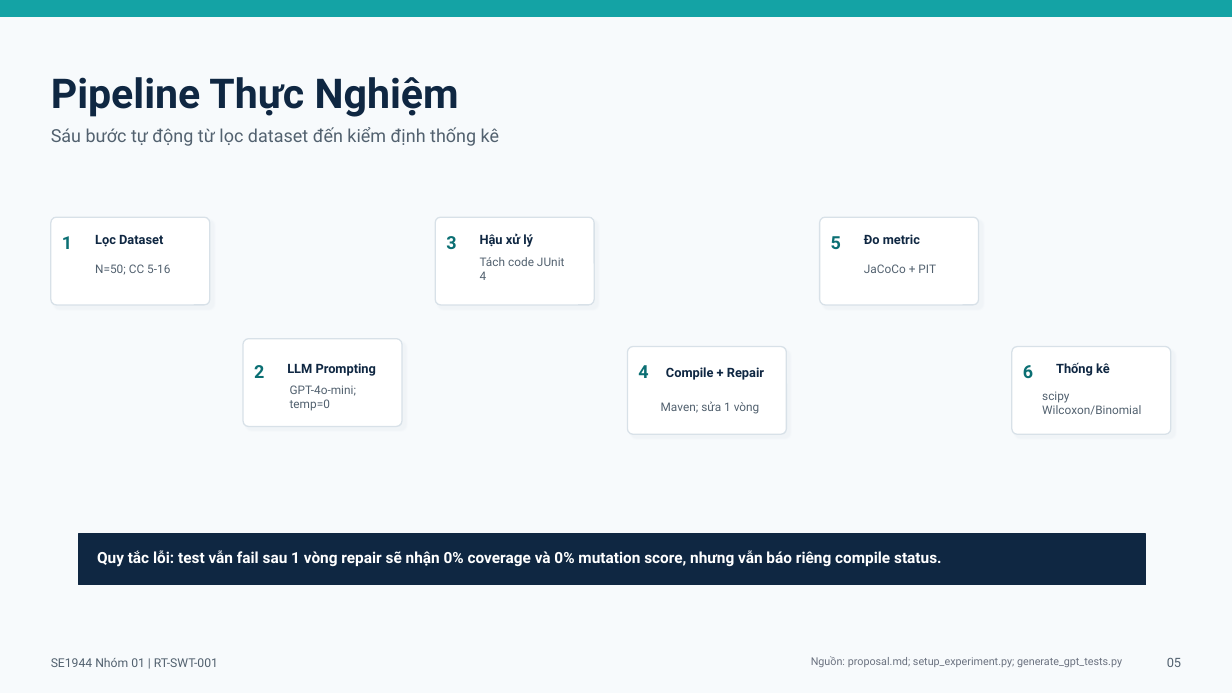
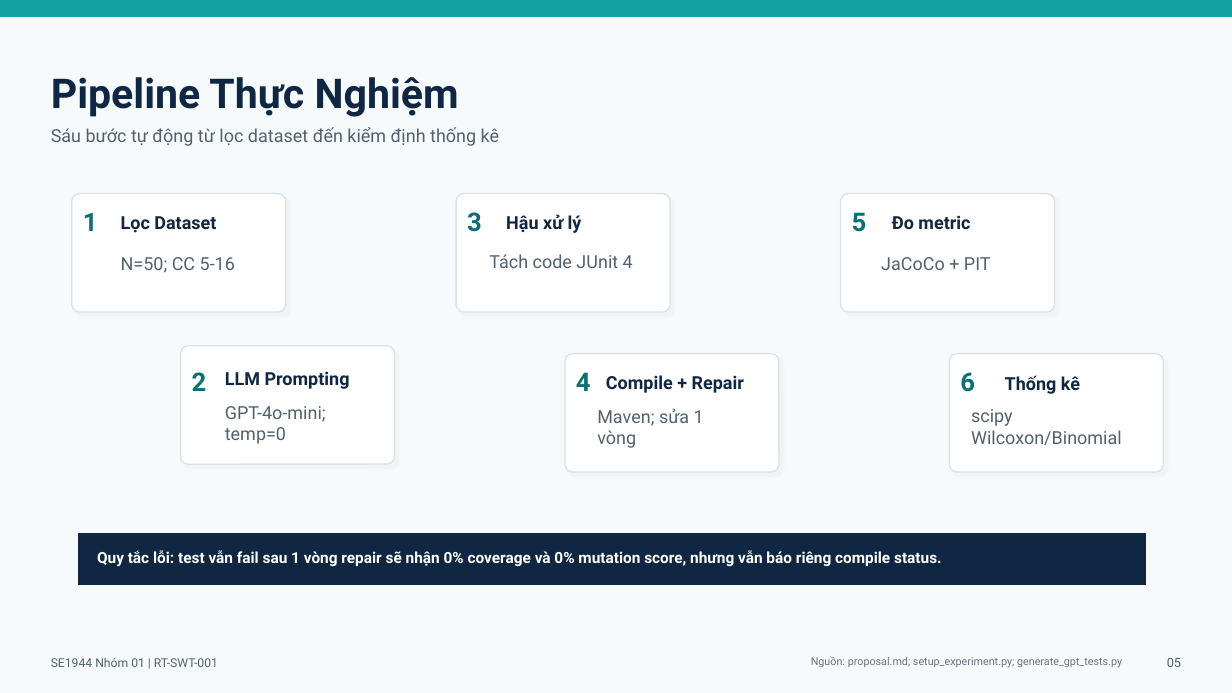
Before and after one commit to Khenggg/SE1944_LLM_Unit_Test_Generation, a slide deck: slide 5 of outputs/presentations/SE1944_research_proposal_defense.pptx. Drawn at 1232x693 pixels with LibreOffice and Linux fonts; fonts in the diff are those of the drawing. Boxes give left, top, right and bottom in pixels: in the first picture for what was removed or moved away, otherwise in the second. Text is boxed around its words. In the diff, an @@ line names an element or a change of style, - is before the commit and + after.

```diff
--- a/outputs/presentations/SE1944_research_proposal_defense.pptx
+++ b/outputs/presentations/SE1944_research_proposal_defense.pptx
@@ rounded rectangle: place and size @@
-rounded rectangle at [51, 217, 210, 305]
+rounded rectangle at [72, 194, 287, 312]
@@ rounded rectangle: place and size @@
-rounded rectangle at [435, 217, 594, 305]
+rounded rectangle at [457, 194, 671, 312]
@@ rounded rectangle: place and size @@
-rounded rectangle at [820, 217, 979, 305]
+rounded rectangle at [841, 194, 1055, 312]
@@ text "1": place and size @@
-text "1" at [62, 236, 72, 249]
+text "1" at [83, 212, 98, 231]
@@ text "Lọc Dataset": place and size @@
-text "Lọc Dataset" at [95, 235, 163, 247]
+text "Lọc Dataset" at [121, 216, 216, 233]
@@ text "3": place and size @@
-text "3" at [446, 236, 456, 249]
+text "3" at [467, 212, 482, 232]
@@ text "Hậu xử lý": place and size @@
-text "Hậu xử lý" at [480, 233, 533, 247]
+text "Hậu xử lý" at [506, 214, 582, 233]
@@ text "5": place and size @@
-text "5" at [831, 236, 841, 249]
+text "5" at [852, 212, 867, 232]
@@ text "Đo metric": place and size @@
-text "Đo metric" at [864, 234, 920, 244]
+text "Đo metric" at [892, 215, 970, 229]
@@ text "N=50; CC 5-16": place and size @@
-text "N=50; CC 5-16" at [95, 264, 170, 275]
+text "N=50; CC 5-16" at [121, 257, 235, 273]
@@ text "Tách code JUnit 4": place and size @@
-text "Tách code JUnit 4" at [480, 257, 565, 280]
+text "Tách code JUnit 4" at [489, 254, 633, 268]
@@ text "JaCoCo + PIT": place and size @@
-text "JaCoCo + PIT" at [864, 264, 936, 273]
+text "JaCoCo + PIT" at [881, 257, 991, 270]
@@ rounded rectangle: place and size @@
-rounded rectangle at [243, 339, 402, 427]
+rounded rectangle at [180, 346, 395, 464]
@@ rounded rectangle: place and size @@
-rounded rectangle at [628, 347, 787, 434]
+rounded rectangle at [565, 354, 779, 472]
@@ rounded rectangle: place and size @@
-rounded rectangle at [1012, 347, 1171, 434]
+rounded rectangle at [949, 354, 1164, 472]
@@ text "2": place and size @@
-text "2" at [254, 365, 264, 378]
+text "2" at [192, 372, 207, 391]
@@ size 10 to 14 pt in 6 elements at [1005, 375, 1080, 394], [606, 375, 744, 393], [121, 216, 216, 233], [506, 214, 582, 233], [892, 215, 970, 229], [225, 371, 350, 389] @@
@@ text "LLM Prompting": place and size @@
-text "LLM Prompting" at [287, 363, 376, 376]
+text "LLM Prompting" at [225, 371, 350, 389]
@@ text "4": place and size @@
-text "4" at [638, 365, 648, 378]
+text "4" at [576, 372, 591, 391]
@@ text "Compile + Repair": place and size @@
-text "Compile + Repair" at [666, 367, 764, 380]
+text "Compile + Repair" at [606, 375, 744, 393]
@@ size 14 to 20 pt in 6 elements at [83, 212, 98, 231], [467, 212, 482, 232], [852, 212, 867, 232], [192, 372, 207, 391], [576, 372, 591, 391], [960, 372, 975, 392] @@
@@ text "6": place and size @@
-text "6" at [1023, 365, 1033, 378]
+text "6" at [960, 372, 975, 392]
@@ text "Thống kê": place and size @@
-text "Thống kê" at [1056, 362, 1110, 376]
+text "Thống kê" at [1005, 375, 1080, 394]
@@ text "GPT-4o-mini; temp=0": place and size @@
-text "GPT-4o-mini; temp=0" at [290, 385, 356, 411]
+text "GPT-4o-mini; temp=0" at [225, 406, 326, 444]
@@ text "Maven; sửa 1 vòng": place and size @@
-text "Maven; sửa 1 vòng" at [661, 401, 760, 414]
+text "Maven; sửa 1 vòng" at [597, 408, 704, 448]
@@ size 9.2 to 14 pt in 6 elements at [881, 257, 991, 270], [121, 257, 235, 273], [597, 408, 704, 448], [489, 254, 633, 268], [225, 406, 326, 444], [971, 409, 1122, 445] @@
@@ text "scipy Wilcoxon/Binomial": place and size @@
-text "scipy Wilcoxon/Binomial" at [1042, 391, 1141, 415]
+text "scipy Wilcoxon/Binomial" at [971, 409, 1122, 445]
```
Also in this commit, not shown: 1 other slide changed, 1 other file.
